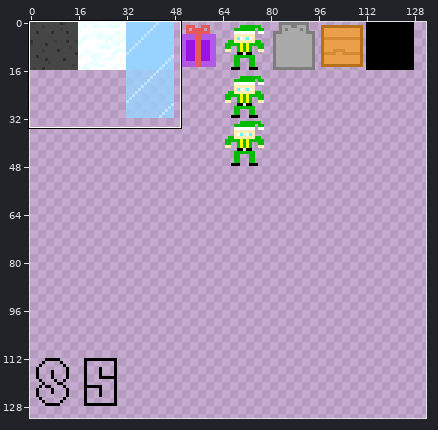
A sprite sheet gets an edit: assets/snowkoban.png. Above: a wide view before the commit, with the close-up outlined.
Close-up. First the earlier version:
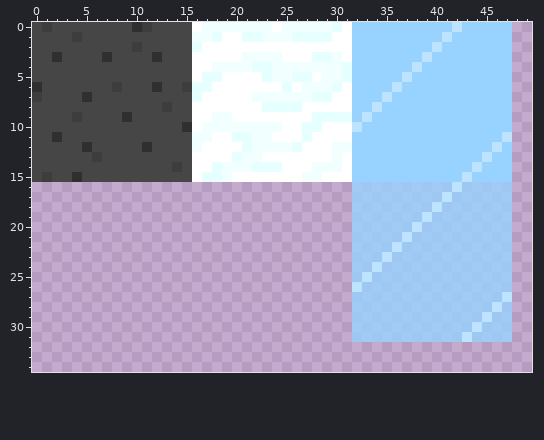
The file is 160x160 pixels. Shown: x 0..49, y 0..34. The wide view leaves out empty margins.
The same view after the edit:
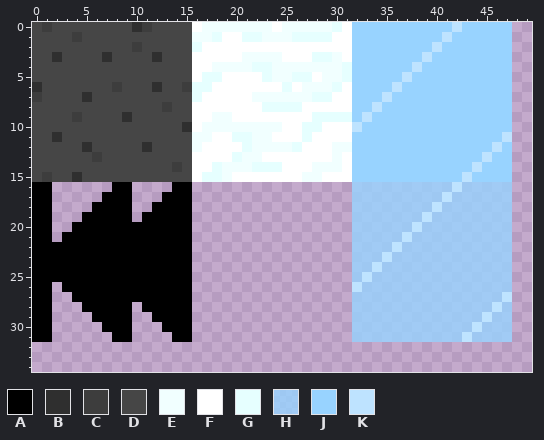
Palette (. is transparent): A #000000  B #2f2f2f  C #3d3d3d  D #464646  E #f1ffff  F #ffffff  G #e6ffff  H #98d3ffcb  J #98d3ff  K #bee3ff
Change:
{"y":16,"x":0,"old":"..","new":"AA"}
{"y":16,"x":8,"old":"..","new":"AA"}
{"y":16,"x":14,"old":"..","new":"AA"}
{"y":17,"x":0,"old":"..","new":"AA"}
{"y":17,"x":7,"old":"...","new":"AAA"}
{"y":17,"x":13,"old":"...","new":"AAA"}
{"y":18,"x":0,"old":"..","new":"AA"}
{"y":18,"x":6,"old":"....","new":"AAAA"}
{"y":18,"x":12,"old":"....","new":"AAAA"}
{"y":19,"x":0,"old":"..","new":"AA"}
{"y":19,"x":5,"old":".....","new":"AAAAA"}
{"y":19,"x":11,"old":".....","new":"AAAAA"}
{"y":20,"x":0,"old":"..","new":"AA"}
{"y":20,"x":4,"old":"............","new":"AAAAAAAAAAAA"}
{"y":21,"x":0,"old":"..","new":"AA"}
{"y":21,"x":3,"old":".............","new":"AAAAAAAAAAAAA"}
{"y":22,"x":0,"old":"................","new":"AAAAAAAAAAAAAAAA"}
{"y":23,"x":0,"old":"................","new":"AAAAAAAAAAAAAAAA"}
{"y":24,"x":0,"old":"................","new":"AAAAAAAAAAAAAAAA"}
{"y":25,"x":0,"old":"................","new":"AAAAAAAAAAAAAAAA"}
{"y":26,"x":0,"old":"..","new":"AA"}
{"y":26,"x":3,"old":".............","new":"AAAAAAAAAAAAA"}
{"y":27,"x":0,"old":"..","new":"AA"}
{"y":27,"x":4,"old":"............","new":"AAAAAAAAAAAA"}
{"y":28,"x":0,"old":"..","new":"AA"}
{"y":28,"x":5,"old":".....","new":"AAAAA"}
{"y":28,"x":11,"old":".....","new":"AAAAA"}
{"y":29,"x":0,"old":"..","new":"AA"}
{"y":29,"x":6,"old":"....","new":"AAAA"}
{"y":29,"x":12,"old":"....","new":"AAAA"}
{"y":30,"x":0,"old":"..","new":"AA"}
{"y":30,"x":7,"old":"...","new":"AAA"}
{"y":30,"x":13,"old":"...","new":"AAA"}
{"y":31,"x":0,"old":"..","new":"AA"}
{"y":31,"x":8,"old":"..","new":"AA"}
{"y":31,"x":14,"old":"..","new":"AA"}
{"label":"added","picture_box":[32,182,192,342]}
